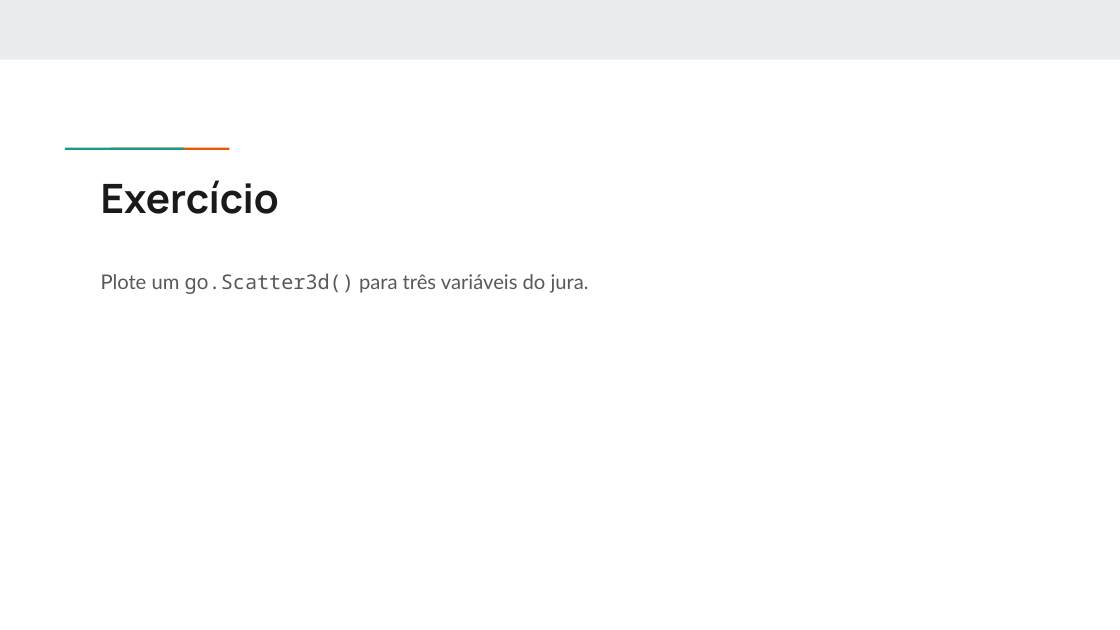
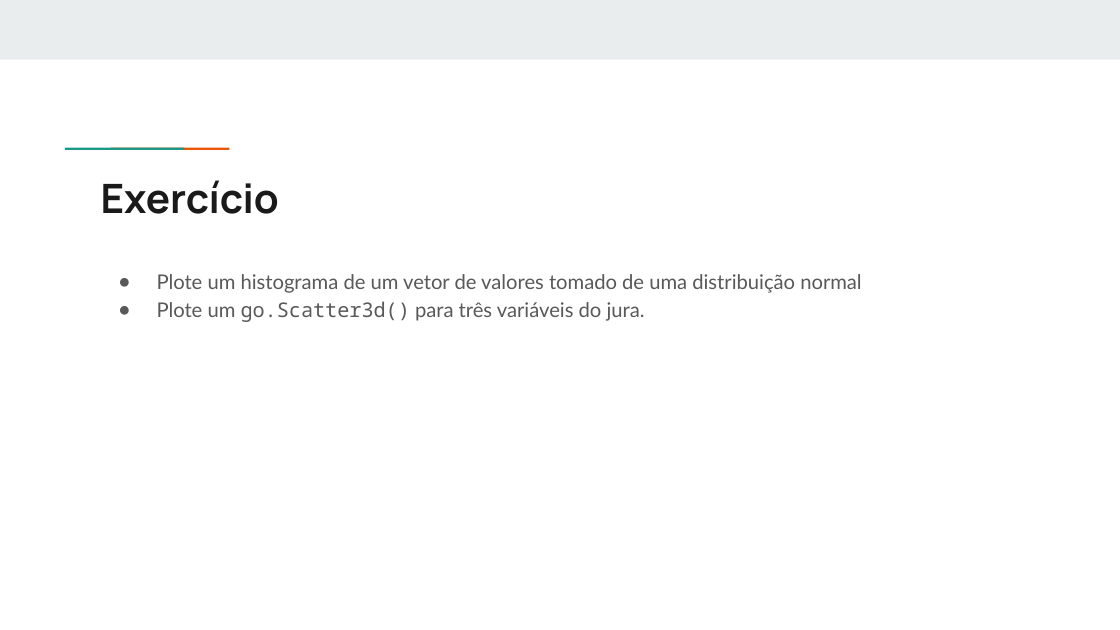
Before and after one commit to gabrielcm-moreira/cursopython, a slide deck: slide 32 of Slides/07 - plotagem.pptx (slide 33 before the commit). Drawn at 1120x630 pixels with LibreOffice and Linux fonts; fonts in the diff are those of the drawing. Boxes give left, top, right and bottom in pixels: in the first picture for what was removed or moved away, otherwise in the second. Text is boxed around its words. In the diff, an @@ line names an element or a change of style, - is before the commit and + after.

```diff
--- a/Slides/07 - plotagem.pptx
+++ b/Slides/07 - plotagem.pptx
@@ text at bbox=[157, 274, 861, 293]: paragraph added @@
+● Plote um histograma de um vetor de valores tomado de uma distribuição normal
@@ text at bbox=[157, 301, 645, 322]: bullet none to ●; less space between paragraphs @@
```
Also in this commit, not shown: 11 other files.
